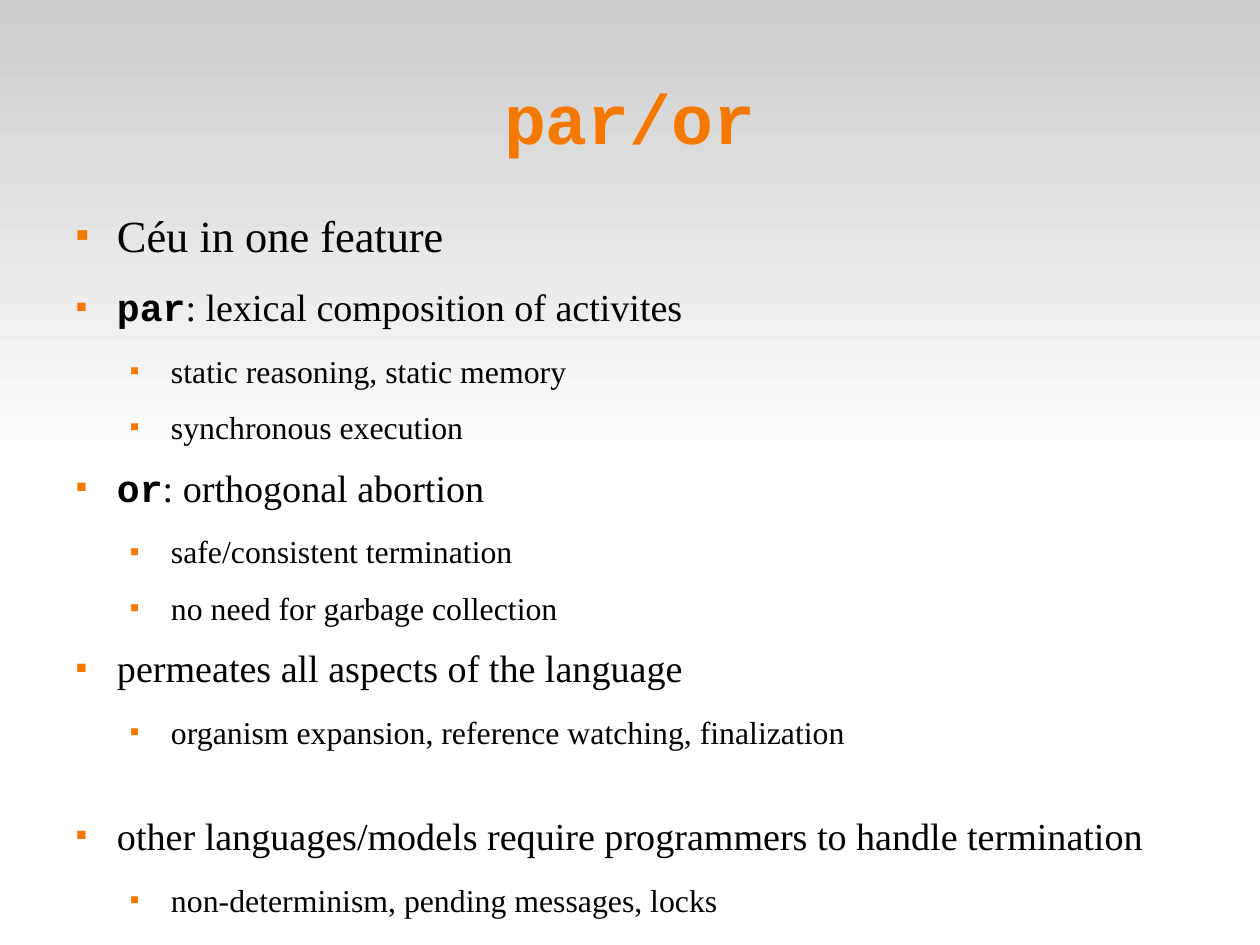
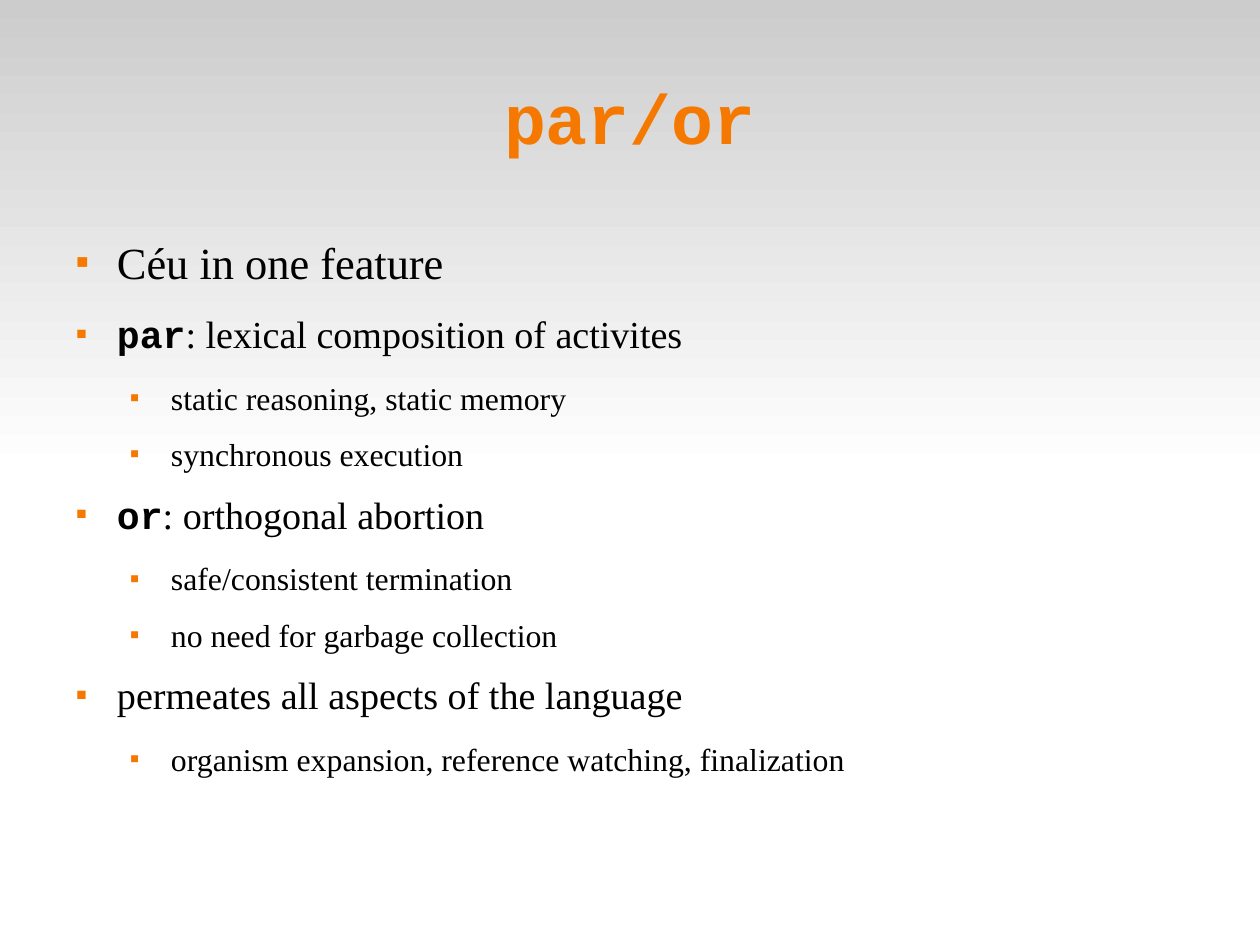
Before and after one commit to fsantanna-no/ceu-docs, a slide deck: slide 23 of ceu_mod.odp. Drawn at 1260x945 pixels with LibreOffice and Linux fonts; fonts in the diff are those of the drawing. Boxes give left, top, right and bottom in pixels: in the first picture for what was removed or moved away, otherwise in the second. Text is boxed around its words. In the diff, an @@ line names an element or a change of style, - is before the commit and + after.

```diff
--- a/ceu_mod.odp
+++ b/ceu_mod.odp
@@ text "Céu in one feature": place and size @@
-text "Céu in one feature" at [117, 220, 1143, 918]
+text "Céu in one feature" at [117, 247, 845, 777]
@@ text at [117, 823, 1143, 918]: paragraphs removed @@
-■ other languages/models require programmers to handle termination
-  ■ non-determinism, pending messages, locks
```
Also in this commit, not shown: 14 other slides changed, 12 other files.
